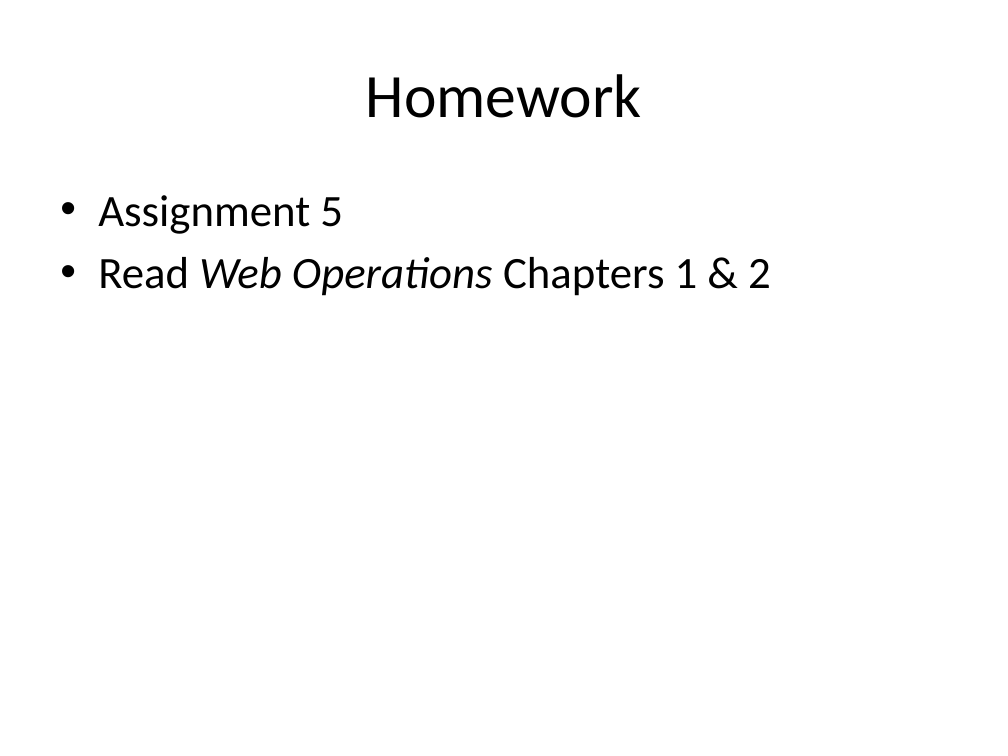
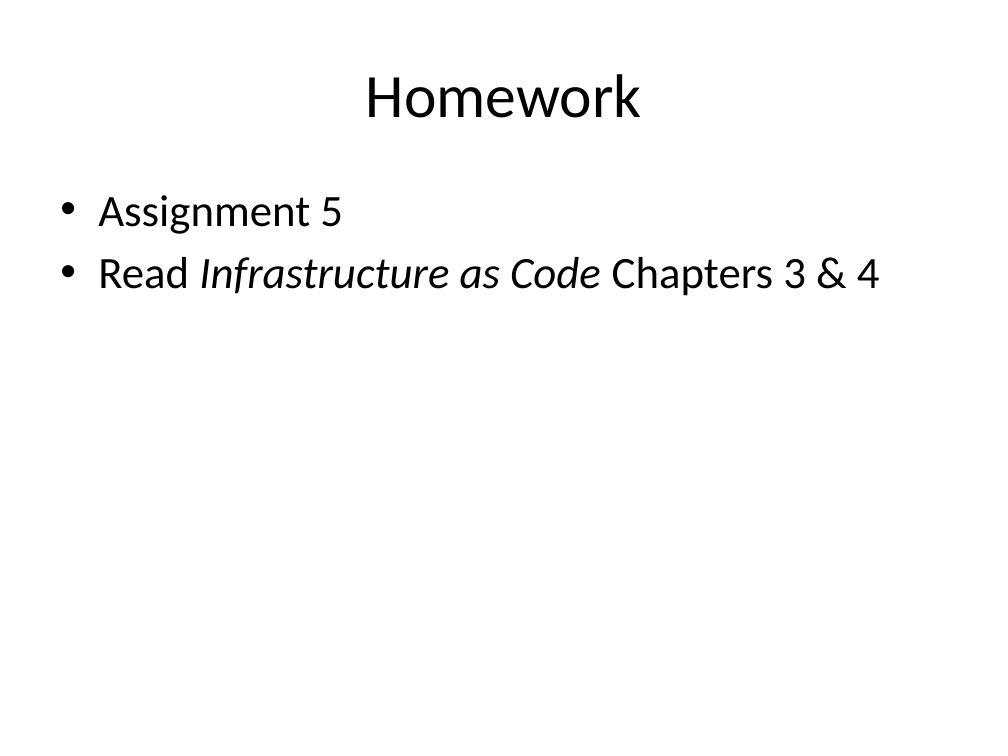
Before and after one commit to jasondbaker/infrastructure-class, a slide deck: slide 38 of infrastructure-week-5.pptx. Drawn at 1008x756 pixels with LibreOffice and Linux fonts; fonts in the diff are those of the drawing. Boxes give left, top, right and bottom in pixels: in the first picture for what was removed or moved away, otherwise in the second. Text is boxed around its words. In the diff, an @@ line names an element or a change of style, - is before the commit and + after.

```diff
--- a/infrastructure-week-5.pptx
+++ b/infrastructure-week-5.pptx
@@ text at bbox=[98, 257, 880, 296]: text changed; italic on @@
-• Read Web Operations Chapters 1 & 2
+• Read Infrastructure as Code Chapters 3 & 4
```
Also in this commit, not shown: 9 other files.
